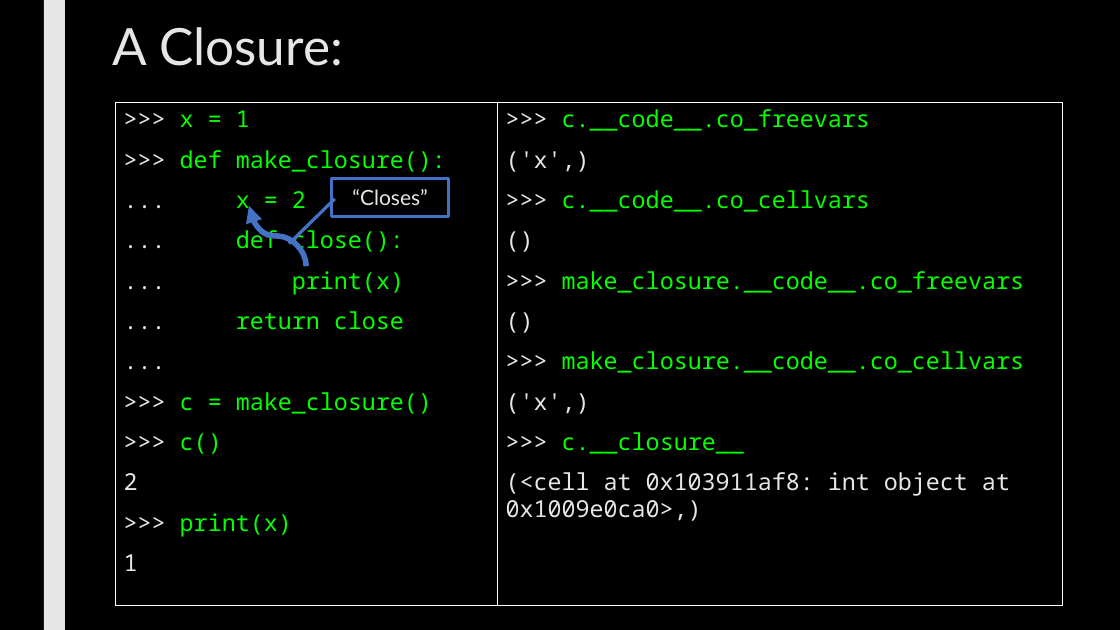
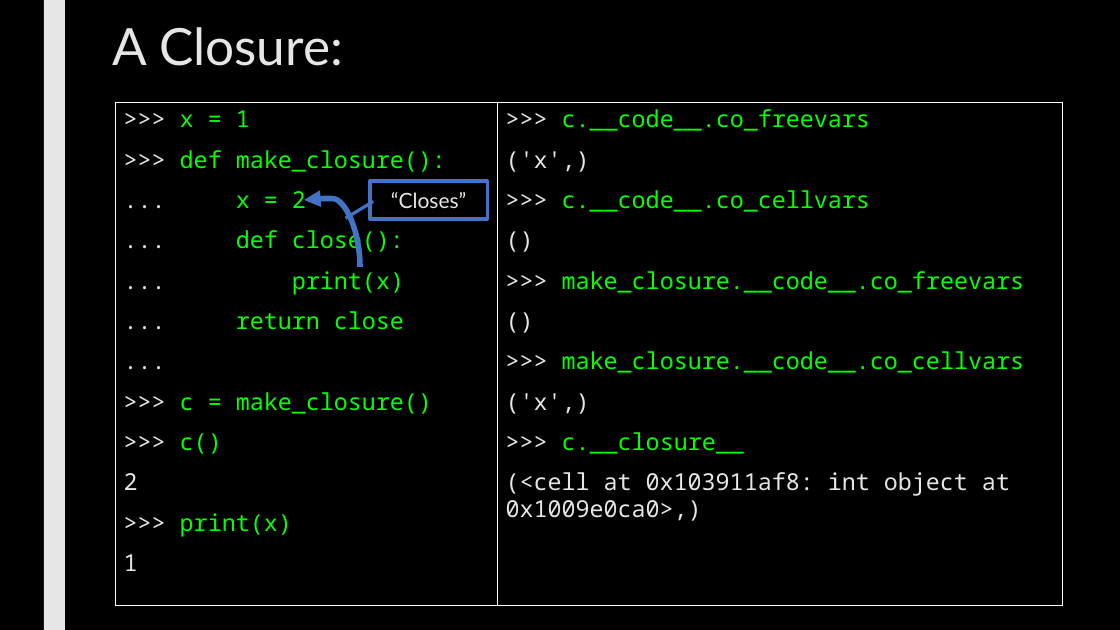
Before and after one commit to max7patek/metaprogramming, a slide deck: slide 10 of slides/03-Closures.pptx. Drawn at 1120x630 pixels with LibreOffice and Linux fonts; fonts in the diff are those of the drawing. Boxes give left, top, right and bottom in pixels: in the first picture for what was removed or moved away, otherwise in the second. Text is boxed around its words. In the diff, an @@ line names an element or a change of style, - is before the commit and + after.

```diff
--- a/slides/03-Closures.pptx
+++ b/slides/03-Closures.pptx
@@ curved arrow moved from (307, 266) - (249, 206) to (360, 267) - (304, 200) @@
@@ border callout "“Closes”": place and size @@
-border callout "“Closes”" at (332, 178, 449, 216)
+border callout "“Closes”" at (370, 181, 486, 218)
@@ border callout "“Closes”" at (370, 181, 486, 218): proportions changed @@
```
Also in this commit, not shown: 6 other slides changed.
